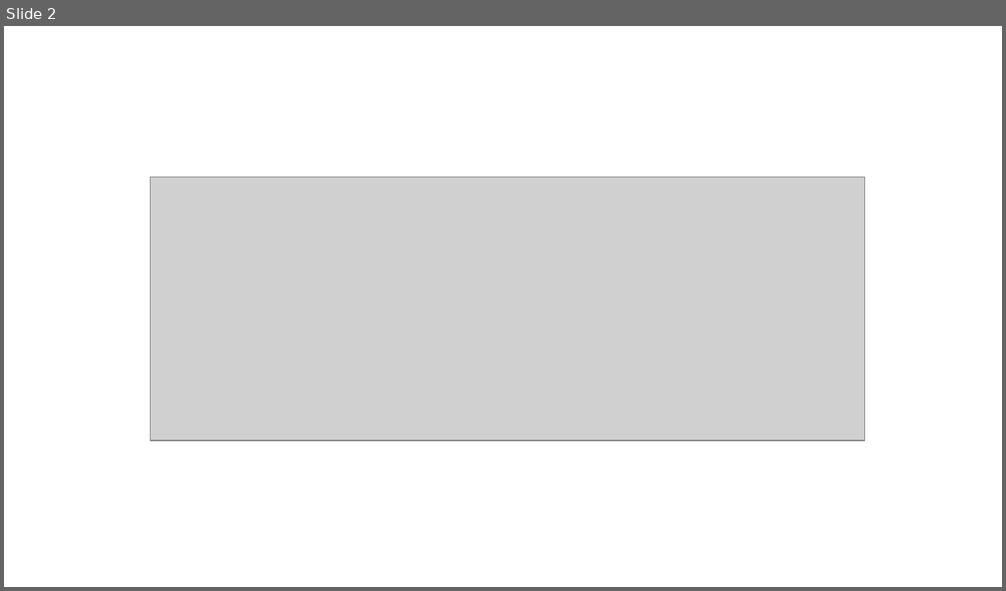
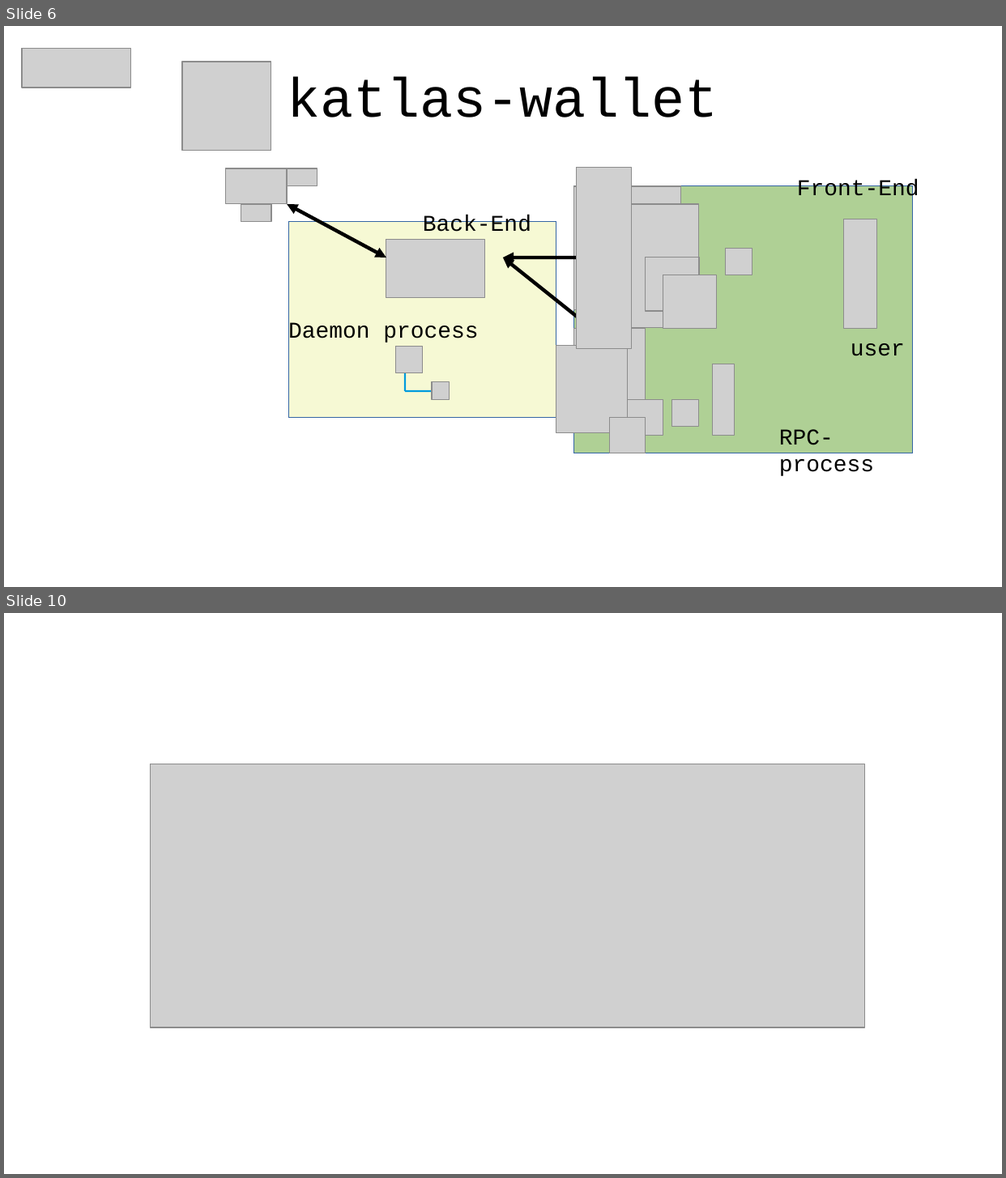
Before and after one commit to root1m3/morello, a slide deck: doc/comparmentalization.odp. Shown one above the other, each under a label of ours: slide 2 before the commit, slides 6 and 10 after it; the slides between them are not shown. The pictures are 1006x591 and 1006x1178 pixels, drawn with LibreOffice and Linux fonts; fonts in the diff are those of the drawing; grey boxes stand for pictures. Boxes give left, top, right and bottom in pixels: in the first picture for what was removed or moved away, otherwise in the second. Text is boxed around its words. In the diff, an @@ line names an element or a change of style, - is before the commit and + after.

```diff
--- a/doc/comparmentalization.odp
+++ b/doc/comparmentalization.odp
@@ slide 6 added at <box>4,26,1002,587</box>, background #FFFFFF @@
@@ picture added at <box>22,49,132,88</box> @@
@@ picture added at <box>182,62,271,150</box> @@
@@ title added at <box>287,77,718,118</box>, 44 pt, text #000000 @@
+katlas-wallet
@@ picture added at <box>226,169,287,203</box> @@
@@ picture added at <box>287,169,317,186</box> @@
@@ picture added at <box>577,169,632,349</box> @@
@@ rectangle added at <box>574,186,913,454</box>, fill #AFD095, outline #3465A4 0 pt @@
@@ picture added at <box>574,186,681,310</box> @@
@@ text added at <box>797,179,919,202</box>, 18 pt, text #000000 @@
+Front-End
@@ picture added at <box>241,204,272,223</box> @@
@@ double arrow added from (386, 258) to (287, 204), #000000 2.83 pt @@
@@ text added at <box>423,215,531,232</box>, 18 pt, text #000000 @@
+Back-End
@@ picture added at <box>593,204,700,327</box> @@
@@ picture added at <box>843,219,877,328</box> @@
@@ rectangle added at <box>289,223,556,419</box>, fill #F6F9D4, outline #3465A4 0 pt @@
@@ picture added at <box>386,240,485,297</box> @@
@@ double arrow added from (503, 258) to (593, 258), #000000 2.83 pt @@
@@ double arrow added from (503, 258) to (593, 330), #000000 2.83 pt @@
@@ picture added at <box>646,257,700,311</box> @@
@@ picture added at <box>726,249,753,276</box> @@
@@ picture added at <box>663,275,718,330</box> @@
@@ text added at <box>288,322,478,344</box>, 18 pt, text #000000 @@
+Daemon process
@@ picture added at <box>574,330,646,417</box> @@
@@ picture added at <box>556,346,628,433</box> @@
@@ picture added at <box>713,365,735,436</box> @@
@@ text added at <box>850,344,905,356</box>, 18 pt, text #000000 @@
+user
@@ group added at <box>396,347,450,401</box>: 2 lines, 2 pictures @@
@@ picture added at <box>628,400,663,435</box> @@
@@ picture added at <box>672,400,700,427</box> @@
@@ picture added at <box>610,418,646,454</box> @@
@@ text added at <box>779,429,874,476</box>, 18 pt, text #000000 @@
+RPC-process
@@ what was slide 2 is now slide 10 @@
```
Also in this commit, not shown: 1 slide changed, 11 other slides added.
